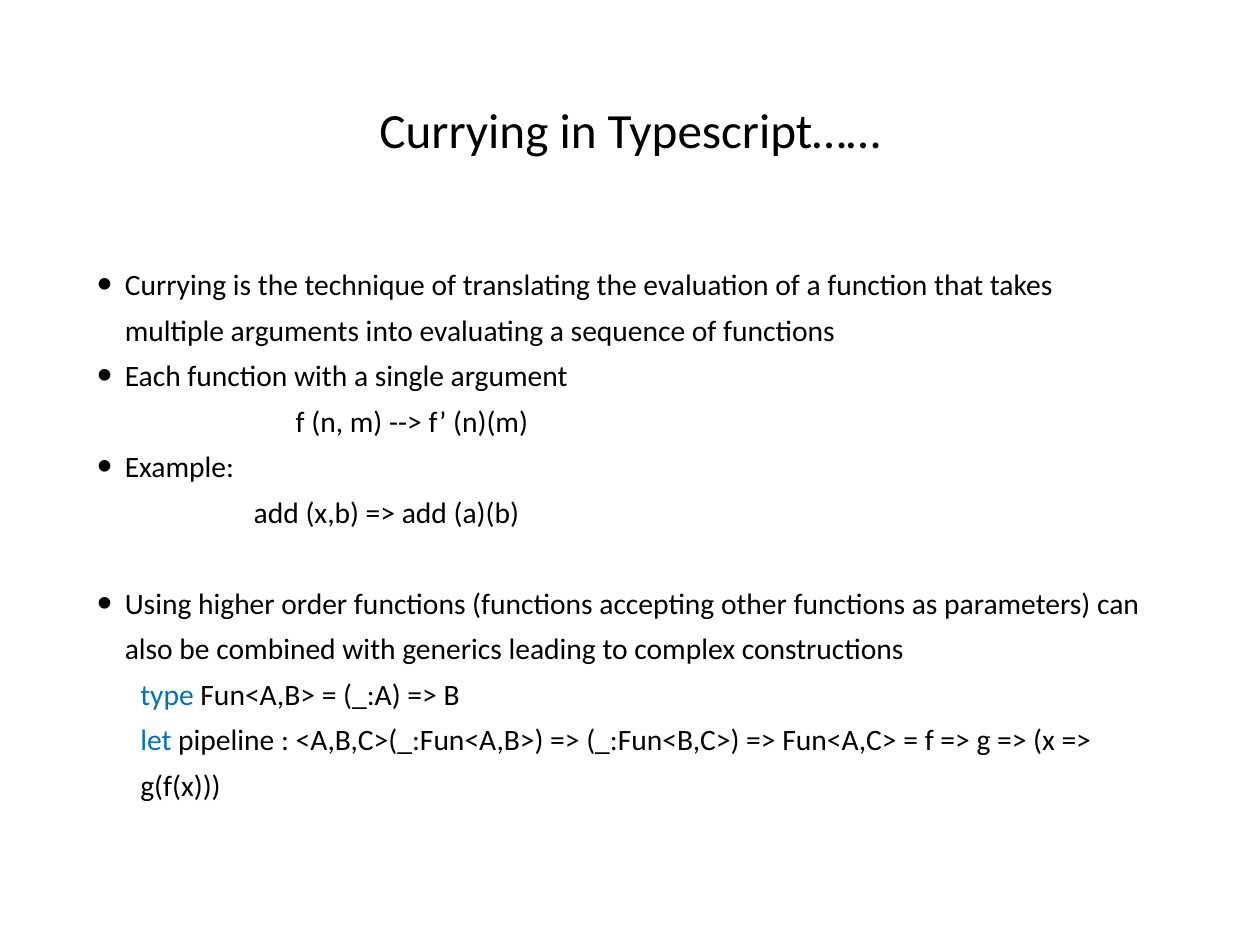
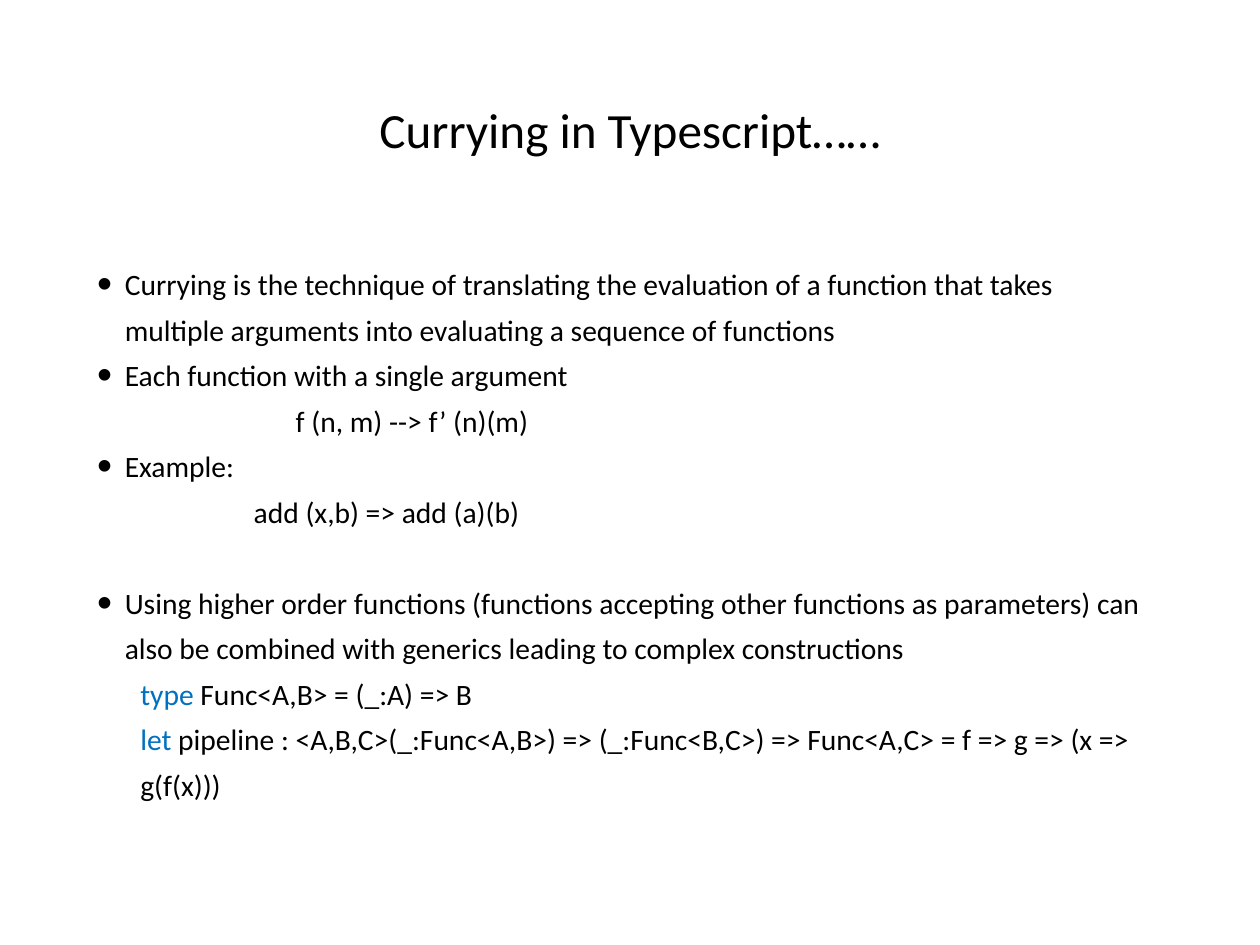
Before and after one commit to hogeschool/Development--Web, a slide deck: slide 46 of Lesson4/lesson4.pptx (slide 48 before the commit). Drawn at 1260x945 pixels with LibreOffice and Linux fonts; fonts in the diff are those of the drawing. Boxes give left, top, right and bottom in pixels: in the first picture for what was removed or moved away, otherwise in the second. Text is boxed around its words. In the diff, an @@ line names an element or a change of style, - is before the commit and + after.

```diff
--- a/Lesson4/lesson4.pptx
+++ b/Lesson4/lesson4.pptx
@@ text at (x1=140, y1=683, x2=1093, y2=801): text changed @@
-  type Fun<A,B> = (_:A) => B
-  let pipeline : <A,B,C>(_:Fun<A,B>) => (_:Fun<B,C>) => Fun<A,C> = f => g => (x => g(f(x)))
+  type Func<A,B> = (_:A) => B
+  let pipeline : <A,B,C>(_:Func<A,B>) => (_:Func<B,C>) => Func<A,C> = f => g => (x => g(f(x)))
```
Also in this commit, not shown: 14 other slides changed, 2 slides removed, 2 other files.
